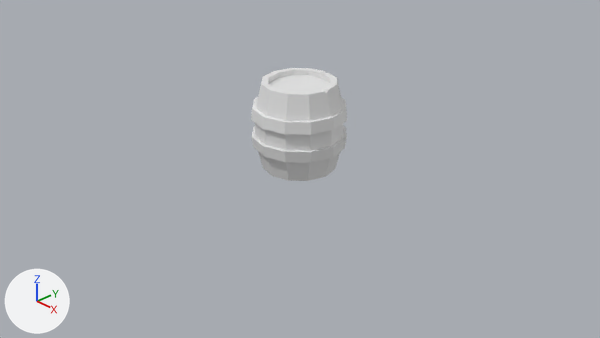
The Blender file exercise_files/section 02/23+-+Creating+Barrels_MY_PRETTY_BARREL.blend as it was, and as the next commit left it.
Both versions are drawn from the file's camera 'Camera'. Arrows for +X, +Y and +Z are at lower left; the lights stay in place. The same objects are shown in both versions, whatever each file hides.

The scene before the commit, as lines of its bpy script (objects in view):
```python
me_cylinder = bpy.data.meshes.new('Cylinder')
me_cylinder.from_pydata(...)  # 177 vertices, 164 faces; spans x -0.644..0.644, y -0.644..0.644, z -0.6..0.6
ob_cylinder = bpy.data.objects.new('Cylinder', me_cylinder)
ob_cylinder.location = (0.0, 0.0, 0.602)
```
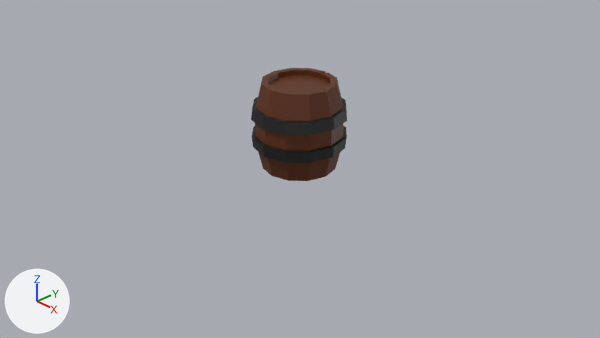
Changed parts and their boxes (x1, y1, x2, y2) in the pictures (600 x 338 px):
part 1 of me_cylinder, recoloured: (251, 97, 347, 163) in both
part 2 of me_cylinder, recoloured (grey to brown): (255, 68, 343, 181) in both

What the commit changed:
Material 'wood' (mat_wood) is new.
Its base color is (0.111, 0.0252, 0.00299) (brown #5e2c0a).
Material 'metal' (mat_metal) is new.
Its base color is (0.0671, 0.0671, 0.0671) (dark grey #494949).
Its metallic is 1.0.
me_cylinder has 177 vertices, 164 faces and spans x -0.644..0.644, y -0.644..0.644, z -0.6..0.6.
me_cylinder is used by ob_cylinder; location (0.0, 0.0, 0.602).
me_cylinder part 1: 84 of the faces centred in x -0.592..0.592, y -0.592..0.592, z -0.6..0.278 switch from no material to mat_metal (dark grey #494949).
me_cylinder part 2: 80 of the faces centred in x -0.556..0.556, y -0.556..0.556, z -0.564..0.6 switch from no material to mat_wood (brown #5e2c0a).
